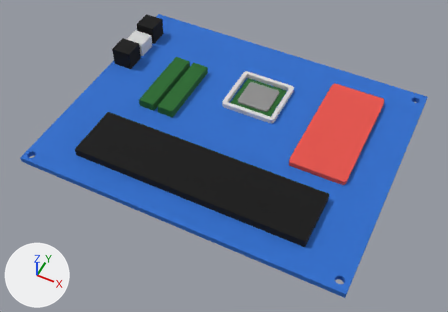
What one commit did to the Blender file private/blender/motherboard_cpu_ssd_ram.blend.
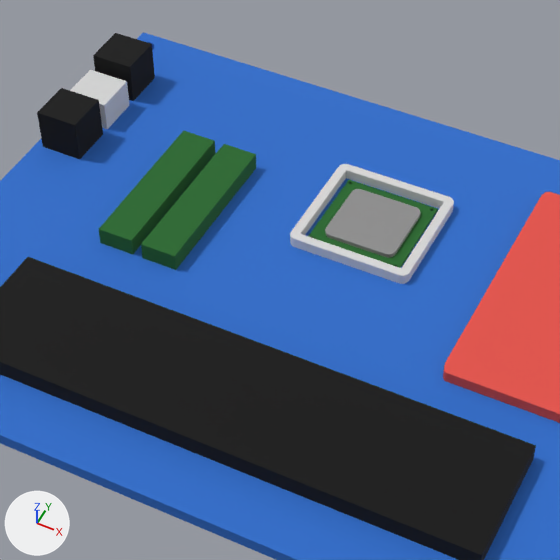
Each version is shown whole from a 50 mm lens placed at (0.461, -0.973, 1.099), pointed at (0.008, -0.068, -0.032), then close up on the part from 21% to 76% of the width and 0% to 78% of the height. The axes (+X, +Y, +Z) are drawn at lower left. The lights are the same throughout.

The first close-up shows 'board_battery', 'board_cpu', 'board_main', 'board_port1', 'board_port2', 'board_port3', 'board_ram1', 'board_ram2', 'board_ssd', 'cpu_chip', 'cpu_main'.
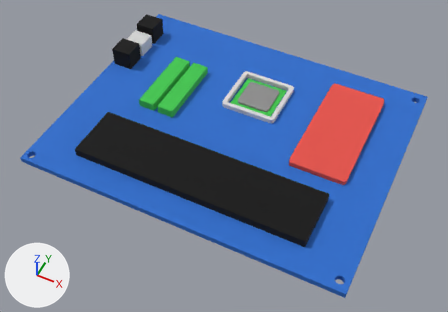
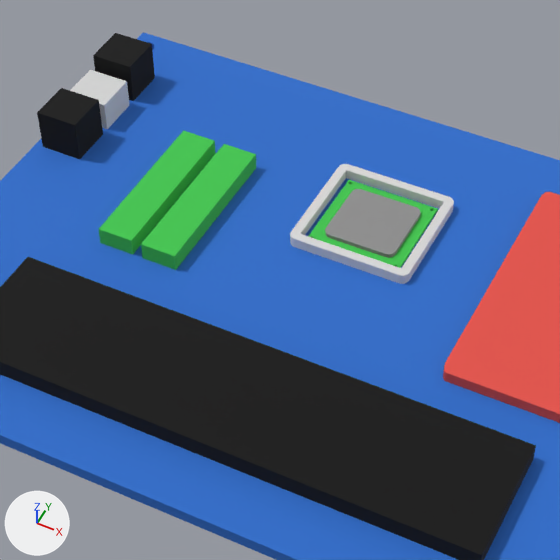
Edits to the bpy script that builds the scene:
```text
Change mat_base:
    mat_base.base_color: (0.016, 0.142, 0.0225) -> (0.0529, 0.584, 0.0782)  # dark green #226929 -> green #41c94f
```

Boxes [x1, y1, x2, y2] around the edits, measured in the close-ups (560 x 560 px):
'board_ram2', recoloured: [141, 144, 256, 270] in both
'board_ram1', recoloured: [99, 130, 216, 254] in both
'cpu_main', recoloured: [308, 180, 438, 268] in both
